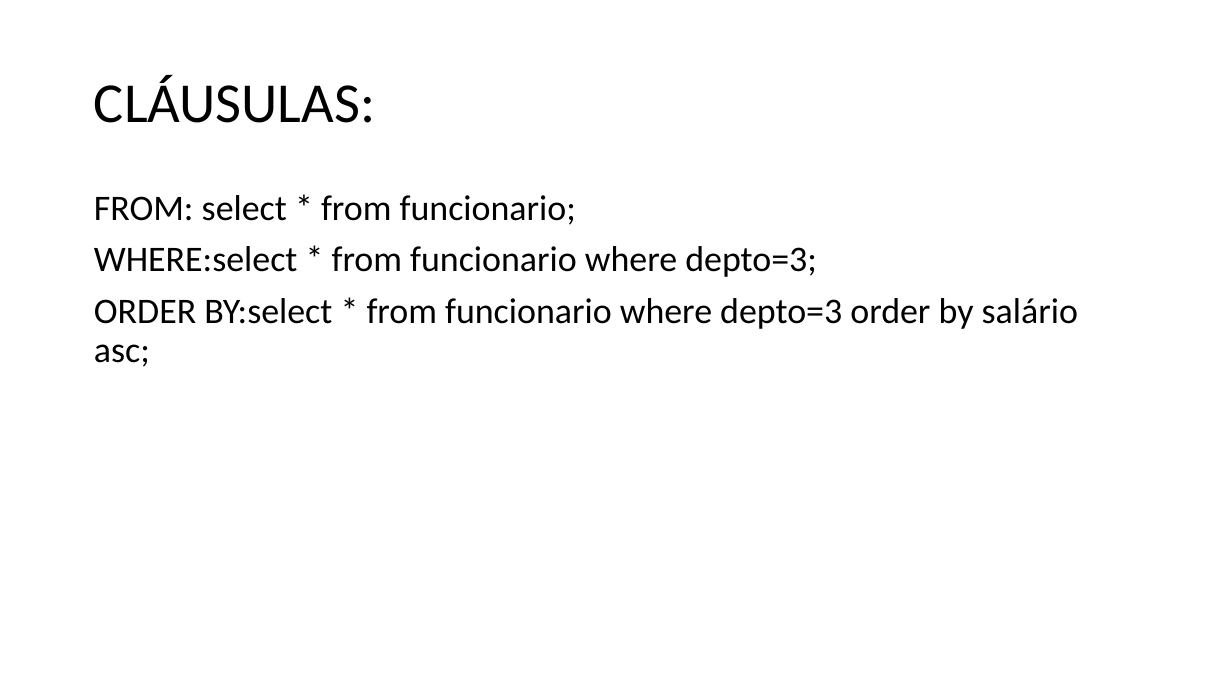
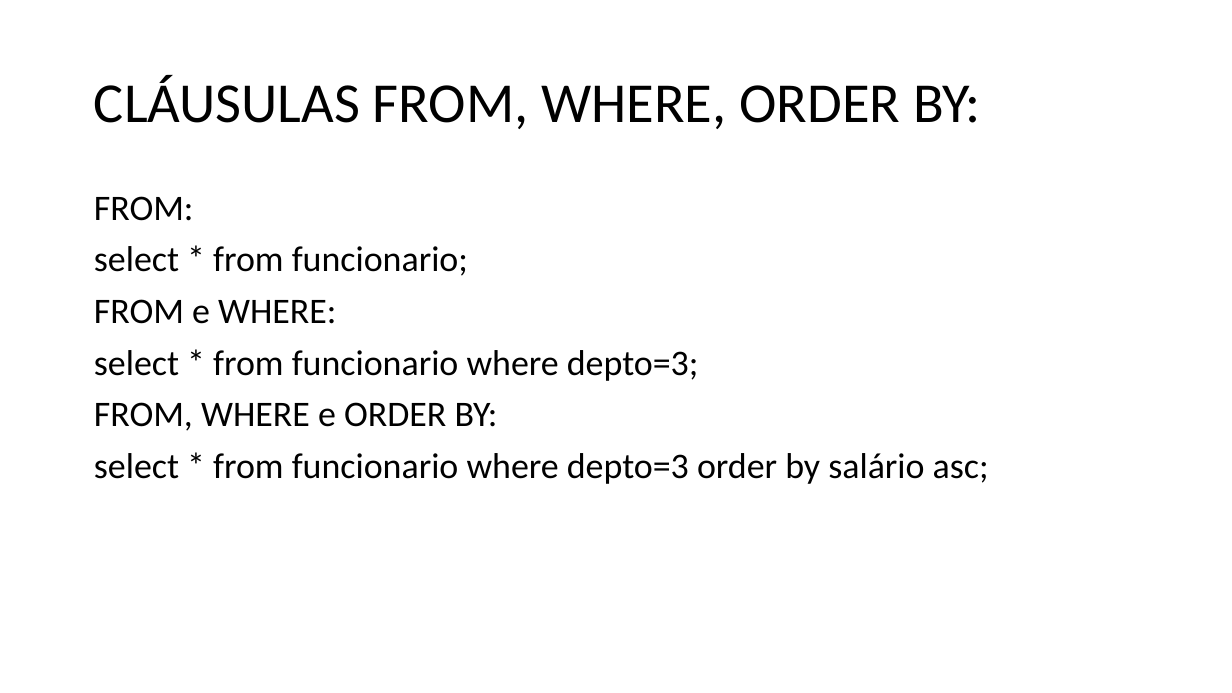
Before and after one commit to dourivaljunior/Curso-de-mySQL, a slide deck: slide 52 of Curso Dev Full Stack aula 01 sql.pptx (slide 46 before the commit). Drawn at 1232x693 pixels with LibreOffice and Linux fonts; fonts in the diff are those of the drawing. Boxes give left, top, right and bottom in pixels: in the first picture for what was removed or moved away, otherwise in the second. Text is boxed around its words. In the diff, an @@ line names an element or a change of style, - is before the commit and + after.

```diff
--- a/Curso Dev Full Stack aula 01 sql.pptx
+++ b/Curso Dev Full Stack aula 01 sql.pptx
@@ title at bbox=[94, 75, 981, 129]: text changed @@
-CLÁUSULAS:
+CLÁUSULAS FROM, WHERE, ORDER BY:
@@ text at bbox=[94, 196, 989, 484]: text changed @@
-FROM: select * from funcionario;
-WHERE:select * from funcionario where depto=3;
-ORDER BY:select * from funcionario where depto=3 order by salário asc;
+FROM:
+select * from funcionario;
+FROM e WHERE:
+select * from funcionario where depto=3;
+FROM, WHERE e ORDER BY:
+select * from funcionario where depto=3 order by salário asc;
```
Also in this commit, not shown: 16 other slides changed, 9 slides added, 1 slide removed, 1 other file.
